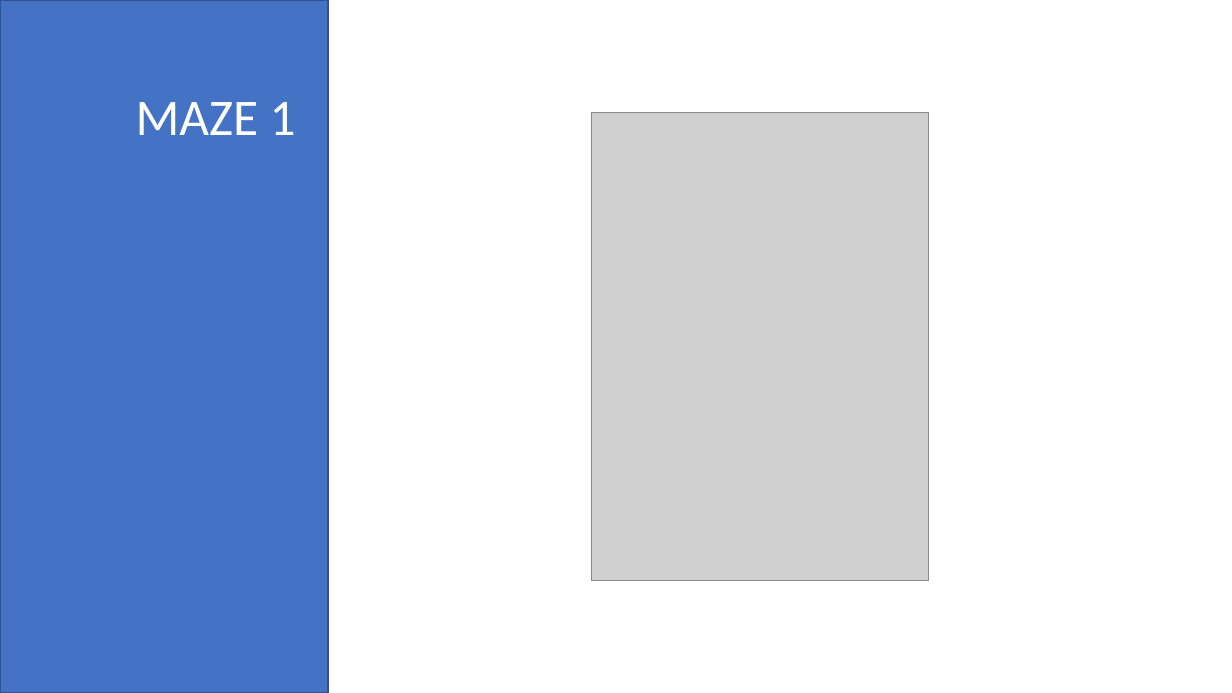
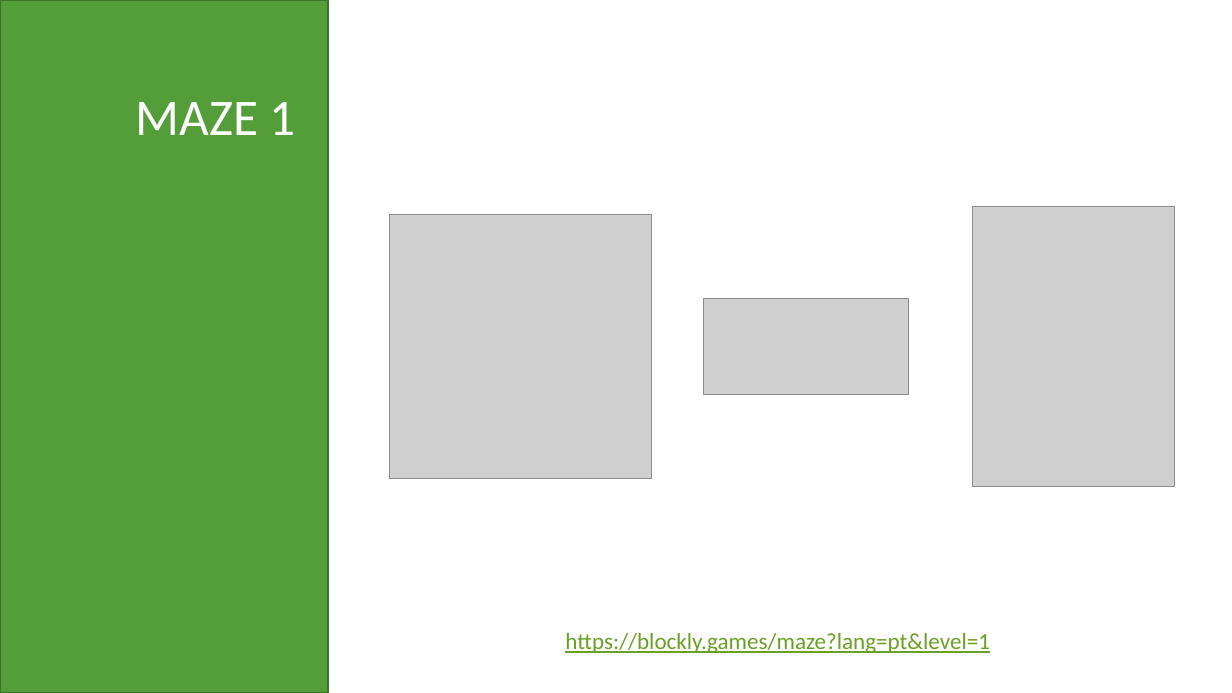
Before and after one commit to EPSM-INF-2022-2025/LP, a slide deck: slide 12 of Algoritmos.pptx (slide 6 before the commit). Drawn at 1232x693 pixels with LibreOffice and Linux fonts; fonts in the diff are those of the drawing; grey boxes stand for pictures. Boxes give left, top, right and bottom in pixels: in the first picture for what was removed or moved away, otherwise in the second. Text is boxed around its words. In the diff, an @@ line names an element or a change of style, - is before the commit and + after.

```diff
--- a/Algoritmos.pptx
+++ b/Algoritmos.pptx
@@ rectangle at (x1=0, y1=0, x2=328, y2=693): fill #4472C4 to #549E39; outline #325491 1 pt to #3E752A 1 pt @@
@@ picture resized from (x1=592, y1=112, x2=929, y2=580) to (x1=973, y1=206, x2=1175, y2=486) @@
@@ picture added at (x1=390, y1=214, x2=652, y2=479) @@
@@ picture added at (x1=704, y1=299, x2=909, y2=394) @@
@@ text added at (x1=565, y1=633, x2=990, y2=653), 18 pt, text #6B9F25, underline @@
+https://blockly.games/maze?lang=pt&level=1
```
Also in this commit, not shown: 5 other slides changed, 24 slides added, 5 slides removed, 1 other file.
